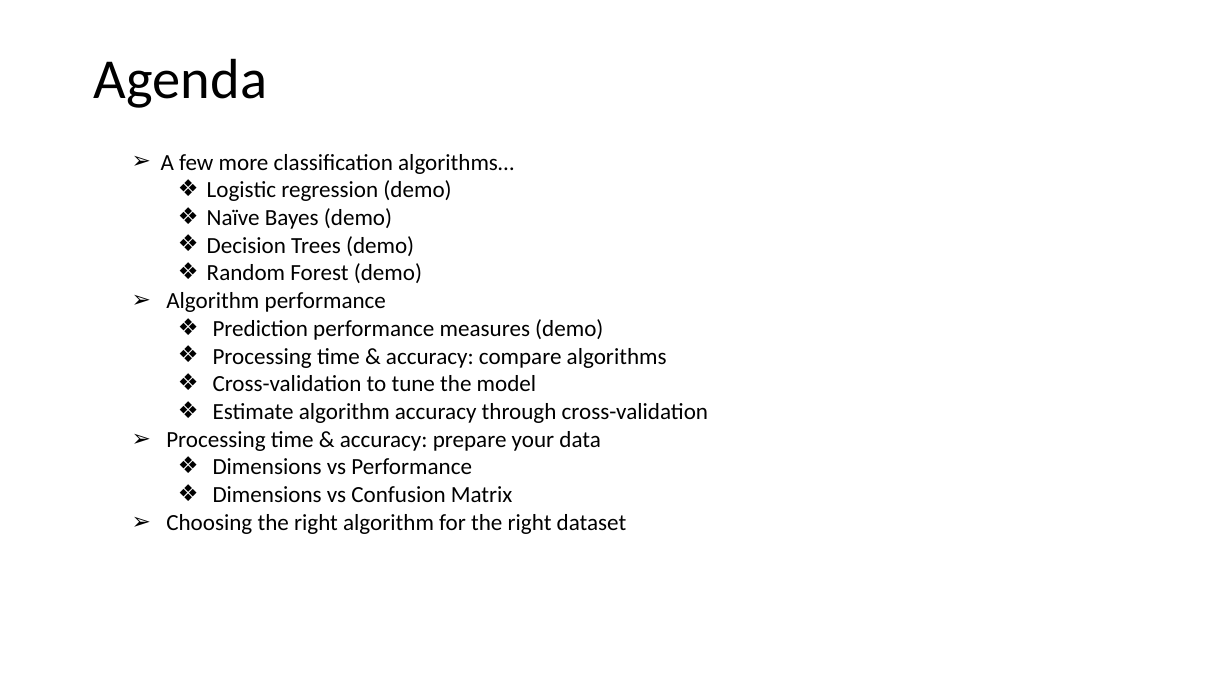
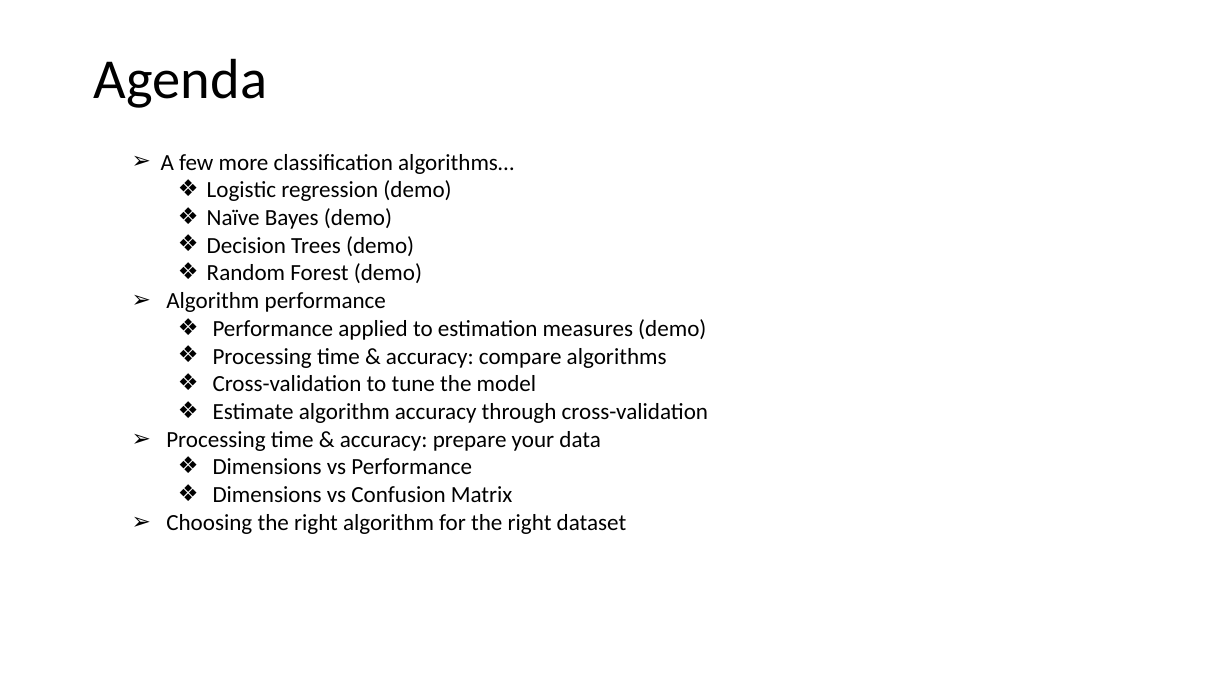
Before and after one commit to antongeorgescu/machine-learning-documentation, a slide deck: slide 2 of Algorithm and data vs performance and accuracy - Presentation.pptx. Drawn at 1232x693 pixels with LibreOffice and Linux fonts; fonts in the diff are those of the drawing. Boxes give left, top, right and bottom in pixels: in the first picture for what was removed or moved away, otherwise in the second. Text is boxed around its words. In the diff, an @@ line names an element or a change of style, - is before the commit and + after.

Commit message:
Minor updates applied

```diff
--- a/Algorithm and data vs performance and accuracy - Presentation.pptx
+++ b/Algorithm and data vs performance and accuracy - Presentation.pptx
@@ text at bbox=[213, 319, 706, 340]: text changed @@
-  ❖ Prediction performance measures (demo)
+  ❖ Performance applied to estimation measures (demo)
```
Also in this commit, not shown: 3 other slides changed.
